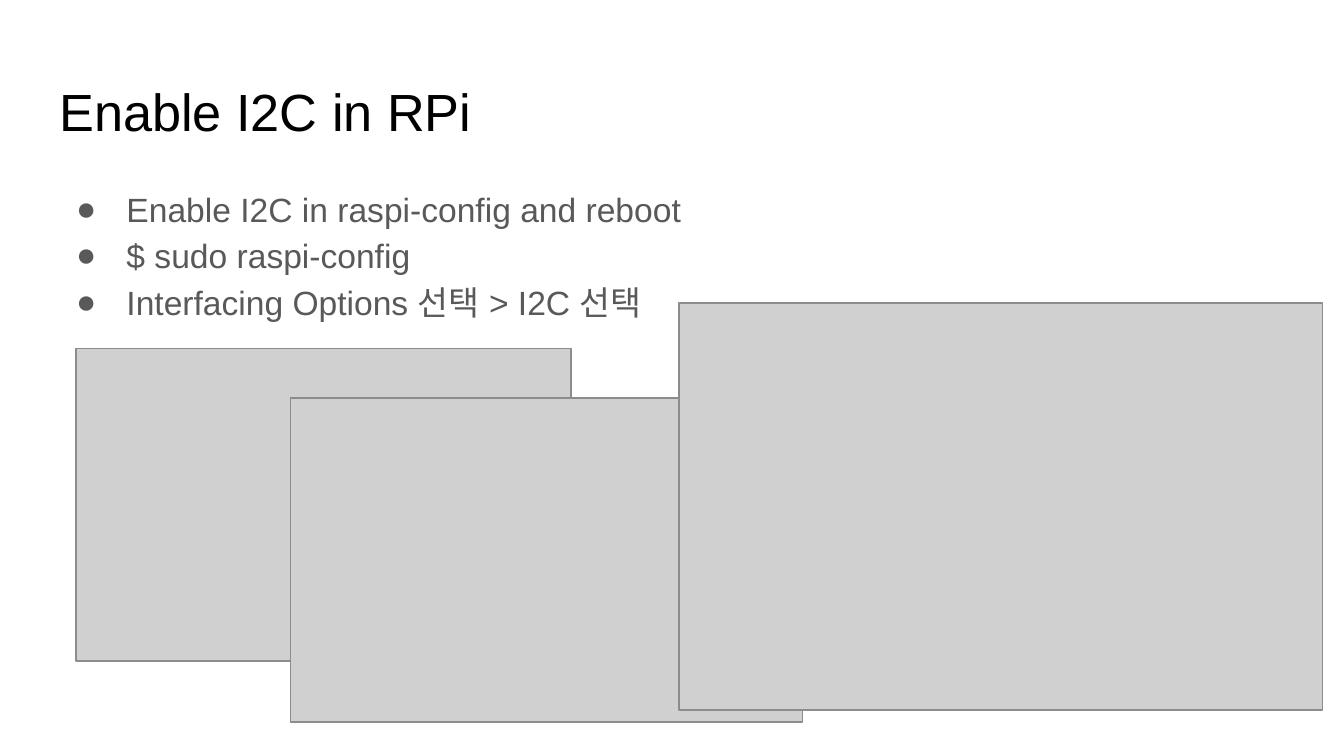
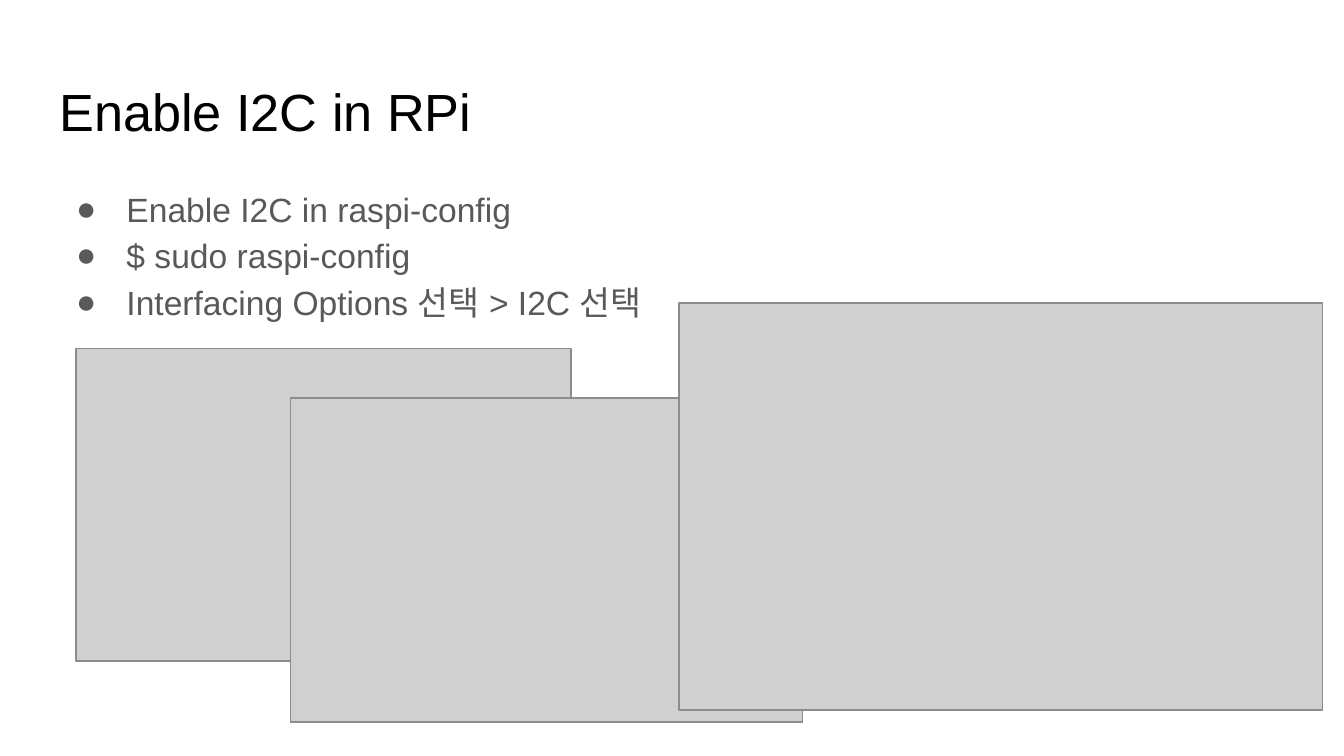
Before and after one commit to jyheo/raspberry_class, a slide deck: slide 4 of lecture-notes/raspberrypi-analog-sensor-yl40.pptx. Drawn at 1344x756 pixels with LibreOffice and Linux fonts; fonts in the diff are those of the drawing; grey boxes stand for pictures. Boxes give left, top, right and bottom in pixels: in the first picture for what was removed or moved away, otherwise in the second. Text is boxed around its words. In the diff, an @@ line names an element or a change of style, - is before the commit and + after.

Commit message:
typo

```diff
--- a/lecture-notes/raspberrypi-analog-sensor-yl40.pptx
+++ b/lecture-notes/raspberrypi-analog-sensor-yl40.pptx
@@ text at bbox=[126, 197, 511, 228]: text changed @@
-● Enable I2C in raspi-config and reboot
+● Enable I2C in raspi-config
```
Also in this commit, not shown: 2 other slides changed.
